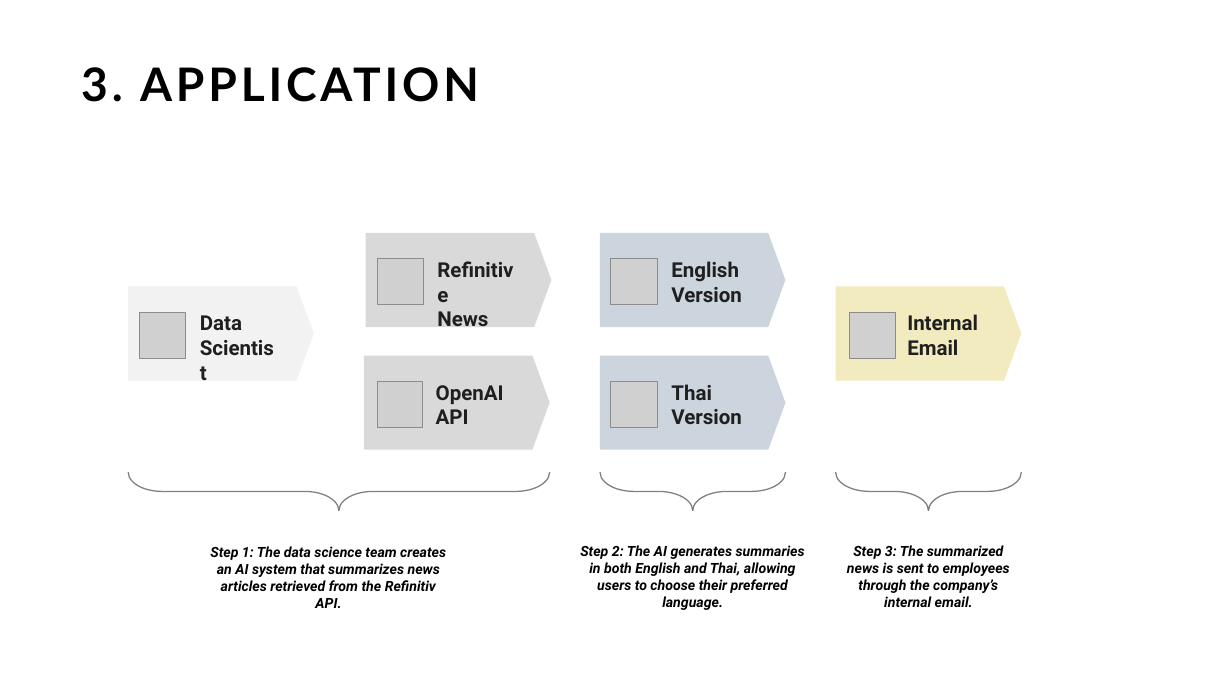
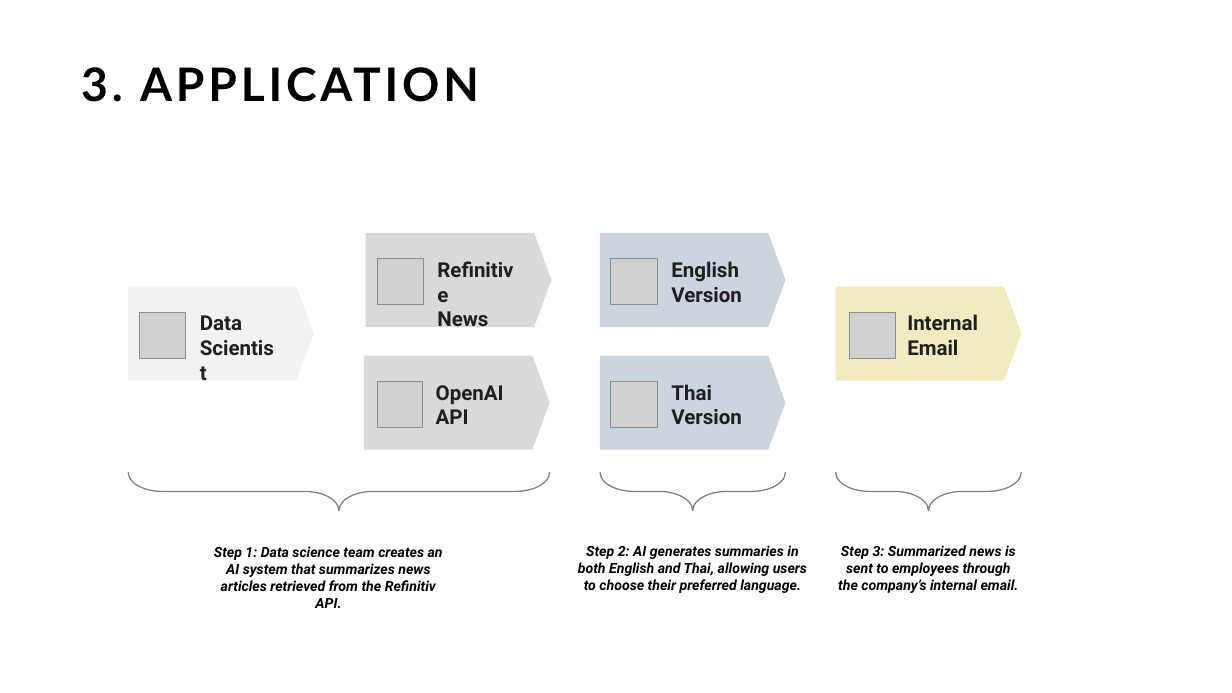
Before and after one commit to peerapat-t/LLM-application-project, a slide deck: slide 6 of Financial-news-summarizer/Financial news summarizer presentation.pptm. Drawn at 1232x693 pixels with LibreOffice and Linux fonts; fonts in the diff are those of the drawing; grey boxes stand for pictures. Boxes give left, top, right and bottom in pixels: in the first picture for what was removed or moved away, otherwise in the second. Text is boxed around its words. In the diff, an @@ line names an element or a change of style, - is before the commit and + after.

```diff
--- a/Financial-news-summarizer/Financial news summarizer presentation.pptm
+++ b/Financial-news-summarizer/Financial news summarizer presentation.pptm
@@ text at <box>214,546,443,608</box>: text changed @@
-Step 1: The data science team creates an AI system that summarizes news articles retrieved from the Refinitiv API.
+Step 1: Data science team creates an AI system that summarizes news articles retrieved from the Refinitiv API.
@@ text at <box>578,545,807,593</box>: text changed @@
-Step 2: The AI generates summaries in both English and Thai, allowing users to choose their preferred language.
+Step 2: AI generates summaries in both English and Thai, allowing users to choose their preferred language.
@@ text at <box>838,545,1019,593</box>: text changed @@
-Step 3: The summarized news is sent to employees through the company’s internal email.
+Step 3: Summarized news is sent to employees through the company’s internal email.
```
Also in this commit, not shown: 1 other slide changed, 1 other file.
